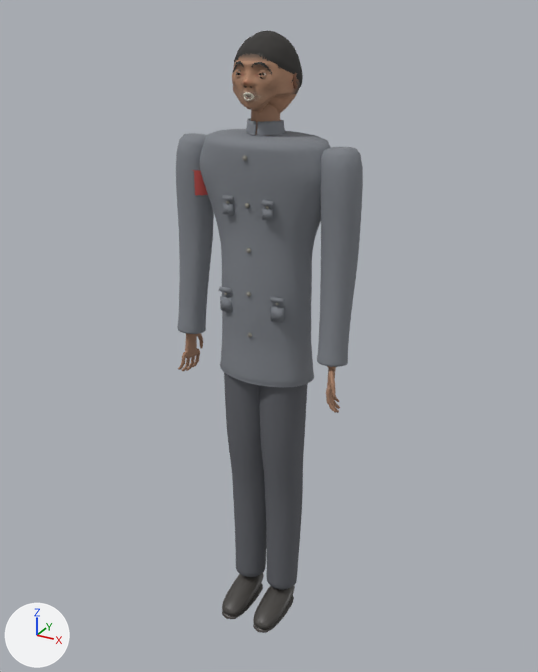
The Blender file blender/out/emcee.blend as it was, and as the next commit left it.
The view is the same before and after, from a camera (50 mm lens) standing at (0.895, -1.611, 1.707) and looking at (0.009, 0.0, 0.902). Every picture has the same lights, and +X, +Y and +Z are marked at lower left. The picture after the commit comes second.

In view in the first picture: 'FootL', 'FootR', 'HandL', 'HandR', 'Head', 'LegL', 'LegR', 'Scalp', 'SleeveL', 'SleeveR', 'Torso' and 12 more.
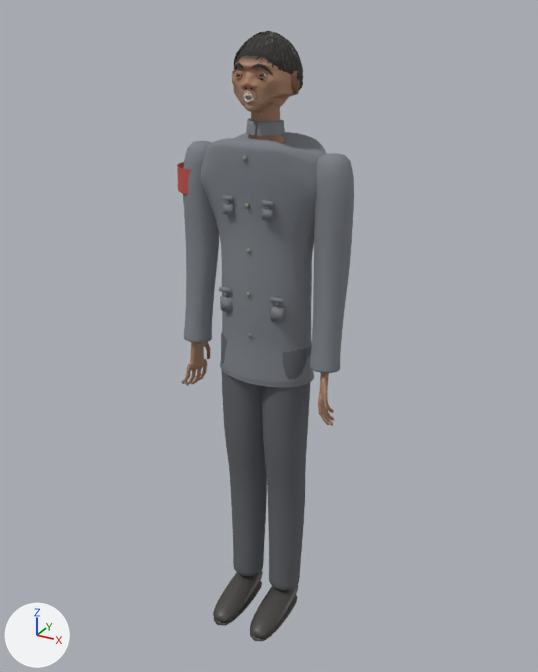
Pixel boxes [x1, y1, x2, y2] of what changed, in the pictures (538 x 672 px; the box of a moved part takes in the faces that stretch with it):
'SleeveR', reshaped
    before: [317, 147, 363, 367]
    after: [310, 153, 354, 373]
'LegR', moved
    before: [259, 384, 308, 590]
    after: [262, 342, 312, 590]
'LegL', moved
    before: [224, 372, 267, 577]
    after: [221, 332, 267, 576]
'SleeveL', reshaped
    before: [176, 133, 214, 334]
    after: [183, 141, 219, 343]
'Head', moved
    before: [232, 54, 300, 113]
    after: [232, 55, 300, 113]
'Scalp', moved
    before: [234, 30, 303, 88]
    after: [234, 33, 303, 90]
'FootR', reshaped (14% wider, 18% taller)
    before: [253, 585, 295, 633]
    after: [250, 585, 298, 642]
'FootL', reshaped (19% wider, 21% taller)
    before: [222, 573, 264, 619]
    after: [213, 570, 263, 626]
'HandL', reshaped (15% wider, 12% taller)
    before: [178, 333, 203, 372]
    after: [182, 342, 211, 386]
'HandR', reshaped (13% wider, 12% taller)
    before: [326, 366, 340, 413]
    after: [318, 373, 334, 426]
part 3 of me_footl, moved or reshaped
    before: [222, 573, 264, 616]
    after: [213, 570, 263, 622]
part 4 of me_footl, moved or reshaped
    before: [222, 583, 263, 619]
    after: [214, 581, 262, 626]
part 5 of me_footr, moved or reshaped
    before: [253, 585, 295, 629]
    after: [250, 585, 298, 638]
part 6 of me_footr, moved or reshaped
    before: [253, 595, 294, 633]
    after: [250, 595, 298, 642]

What changed in the scene script:
```text
Change me_legl:
    used by ob_legl; parent = ob_emcee_root; location = (0.0, 0.0, 0.0)
    remove me_legl.from_pydata(...)  # 160 vertices, 142 faces; spans x -0.126..0.015, y -0.072..0.075, z 0.08..0.948
    add me_legl.from_pydata(...)  # 160 vertices, 142 faces; spans x -0.135..0.007, y -0.072..0.075, z 0.08..0.948
    me_legl part 1: the whole mesh is moved by (-0.009, 0.0, 0.0)
Change me_legr:
    used by ob_legr; parent = ob_emcee_root; location = (0.0, 0.0, 0.0)
    remove me_legr.from_pydata(...)  # 160 vertices, 142 faces; spans x -0.015..0.126, y -0.073..0.075, z 0.08..0.948
    add me_legr.from_pydata(...)  # 160 vertices, 142 faces; spans x -0.007..0.135, y -0.073..0.075, z 0.08..0.948
    me_legr part 2: the whole mesh is moved by (0.009, 0.0, 0.0)
Change me_footl:
    used by ob_footl; parent = ob_emcee_root; location = (0.0, 0.0, 0.0)
    remove me_footl.from_pydata(...)  # 124 vertices, 104 faces; spans x -0.098..-0.012, y -0.155..0.044, z -0.001..0.088
    add me_footl.from_pydata(...)  # 124 vertices, 104 faces; spans x -0.109..-0.019, y -0.192..0.051, z -0.001..0.092
    me_footl part 3: the loose piece of 84 vertices spanning x -0.096..-0.014, y -0.15..0.044, z 0.007..0.088 is multiplied about its middle by the matrix ((1.053, 0.0, 0.0), (0.0, 1.233, 0.078), (0.0, -0.004, 1.06)), then moved by (-0.009, -0.013, 0.002)
    me_footl part 4: the loose piece of 40 vertices spanning x -0.098..-0.012, y -0.155..0.04, z -0.001..0.02 is scaled about its middle by (1.05, 1.24, 1.11), then moved by (-0.009, -0.013, 0.001)
Change me_footr:
    used by ob_footr; parent = ob_emcee_root; location = (0.0, 0.0, 0.0)
    remove me_footr.from_pydata(...)  # 124 vertices, 104 faces; spans x 0.012..0.098, y -0.155..0.044, z -0.001..0.088
    add me_footr.from_pydata(...)  # 124 vertices, 104 faces; spans x 0.019..0.109, y -0.192..0.051, z -0.001..0.092
    me_footr part 5: the loose piece of 84 vertices spanning x 0.014..0.096, y -0.15..0.044, z 0.007..0.088 is multiplied about its middle by the matrix ((1.053, 0.0, 0.0), (0.0, 1.233, 0.078), (0.0, -0.004, 1.06)), then moved by (0.009, -0.013, 0.002)
    me_footr part 6: the loose piece of 40 vertices spanning x 0.012..0.098, y -0.155..0.04, z -0.001..0.02 is scaled about its middle by (1.05, 1.24, 1.11), then moved by (0.009, -0.013, 0.001)
Change me_sleevel:
    used by ob_sleevel; parent = ob_emcee_root; location = (0.0, 0.0, 0.0)
    remove me_sleevel.from_pydata(...)  # 180 vertices, 163 faces; spans x -0.258..-0.144, y -0.083..0.051, z 0.882..1.42
    add me_sleevel.from_pydata(...)  # 180 vertices, 163 faces; spans x -0.238..-0.127, y -0.083..0.049, z 0.86..1.4
    me_sleevel part 7: 180 of 180 vertices moved; they spanned x -0.258..-0.144, y -0.083..0.051, z 0.882..1.42 and now span x -0.238..-0.127, y -0.083..0.049, z 0.86..1.4; mean shift (0.019, 0.0, -0.021)
Change me_sleever:
    used by ob_sleever; parent = ob_emcee_root; location = (0.0, 0.0, 0.0)
    remove me_sleever.from_pydata(...)  # 180 vertices, 163 faces; spans x 0.144..0.258, y -0.082..0.051, z 0.882..1.419
    add me_sleever.from_pydata(...)  # 180 vertices, 163 faces; spans x 0.127..0.238, y -0.082..0.048, z 0.86..1.4
    me_sleever part 8: 180 of 180 vertices moved; they spanned x 0.144..0.258, y -0.082..0.051, z 0.882..1.419 and now span x 0.127..0.238, y -0.082..0.048, z 0.86..1.4; mean shift (-0.019, 0.0, -0.021)
Change me_handl:
    used by ob_handl; parent = ob_emcee_root; location = (0.0, 0.0, 0.0)
    remove me_handl.from_pydata(...)  # 1042 vertices, 1248 faces; spans x -0.2434..-0.202, y -0.0813..0.0162, z 0.7563..0.9048
    add me_handl.from_pydata(...)  # 1292 vertices, 1561 faces; spans x -0.2292..-0.1812, y -0.0868..0.0218, z 0.715..0.8835
    me_handl part 9: 1042 vertices removed from x -0.2434..-0.202, y -0.0813..0.0162, z 0.7563..0.9048; 1292 vertices added at x -0.2292..-0.1812, y -0.0868..0.0218, z 0.715..0.8835
Change me_handr:
    used by ob_handr; parent = ob_emcee_root; location = (0.0, 0.0, 0.0)
    remove me_handr.from_pydata(...)  # 1042 vertices, 1246 faces; spans x 0.202..0.2518, y -0.1025..-0.017, z 0.7581..0.9048
    add me_handr.from_pydata(...)  # 1300 vertices, 1565 faces; spans x 0.1812..0.2337, y -0.1089..-0.0132, z 0.7169..0.8835
    me_handr part 10: 1042 vertices removed from x 0.202..0.2518, y -0.1025..-0.017, z 0.7581..0.9048; 1300 vertices added at x 0.1812..0.2337, y -0.1089..-0.0132, z 0.7169..0.8835
Change ob_head:
    ob_head.location: (0.0, 0.0, 0.0458) -> (0.0, 0.0, 0.0426)
Change ob_scalp:
    ob_scalp.location: (0.0, 0.0, 0.0458) -> (0.0, 0.0, 0.0426)
```
